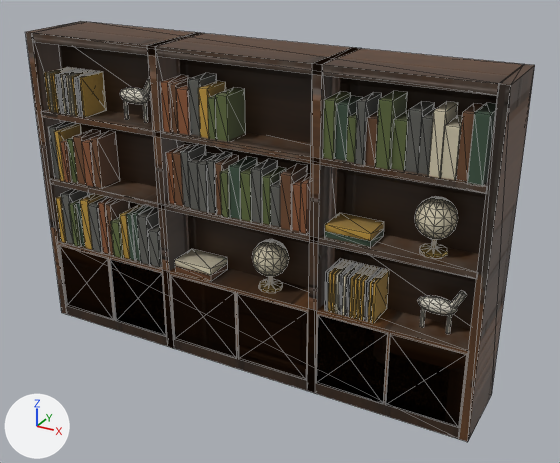
What one commit did to the FBX model art/house/v2/fbx/H_ShelfWall.fbx.
One viewpoint serves both versions: a 50 mm camera at (9.07, -15.24, 11.22) aimed at (0.62, 0.11, 3.54). Arrows for +X, +Y and +Z are at lower left; the lights stay in place. The older version comes first. Mesh edges are drawn as thin lines. Vertices at exactly the same position are counted once.

Names of what the first picture shows: 'H_ShelfWall__H_ShelfWall', 'H_ShelfWall__H_ShelfWall_Books'.
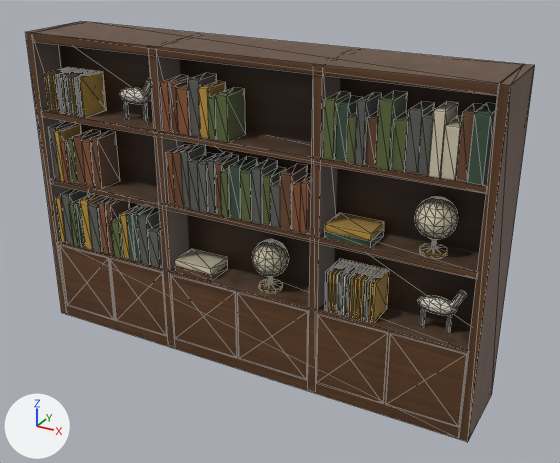
Patch to the scene script:
```diff
--- a/art/house/v2/fbx/H_ShelfWall.fbx.py
+++ b/art/house/v2/fbx/H_ShelfWall.fbx.py
@@ me_h_shelfwall @@
 me_h_shelfwall.from_pydata(...)  # 168 vertices, 252 faces; spans x -6.0..6.0, y -1.0..1.0, z 0.0..8.0
 # used by ob_h_shelfwall__h_shelfwall; location = (0.0, 0.0, 0.0)
+# me_h_shelfwall part 1: the loose piece of 8 vertices spanning x -2.21..-1.99, y -1.0..1.0, z 0.0..8.0 is scaled about its middle by (1, 0.97, 0.992)
+# me_h_shelfwall part 2: the loose piece of 8 vertices spanning x 1.99..2.21, y -1.0..1.0, z 0.0..8.0 is scaled about its middle by (1, 0.97, 0.992)
+# me_h_shelfwall part 3: all 24 vertices in x -5.76..5.76, y -1.0, z 0.3..2.2 are moved by (0.0, 0.01, 0.0)
+# me_h_shelfwall part 4: texture (UV) coordinates of 132 of 252 faces, centred in x -6.0..6.0, y -1.0..1.0, z 0.0..8.0, changed; they spanned u 0.0..1.0, v 0.0..0.99 and now span u 0.0..0.99, v 0.0..1.0
 me_h_shelfwall.materials.append(mat_h_shelfwall)
```

Pixel boxes [x1, y1, x2, y2] of what changed, in the pictures (560 x 463 px; the box of a moved part takes in the faces that stretch with it):
'H_ShelfWall__H_ShelfWall', reshaped, surface changed (lighter)
    both: [26, 21, 535, 442]
part 1 of me_h_shelfwall, moved or reshaped
    before: [147, 32, 203, 348]
    after: [149, 55, 189, 271]
part 2 of me_h_shelfwall, moved or reshaped
    before: [307, 47, 361, 393]
    after: [309, 74, 340, 310]
part 3 of me_h_shelfwall, moved or reshaped (not visible afterwards)
    before: [59, 246, 467, 427]
part 4 of me_h_shelfwall, surface changed (lighter)
    both: [26, 21, 534, 441]
